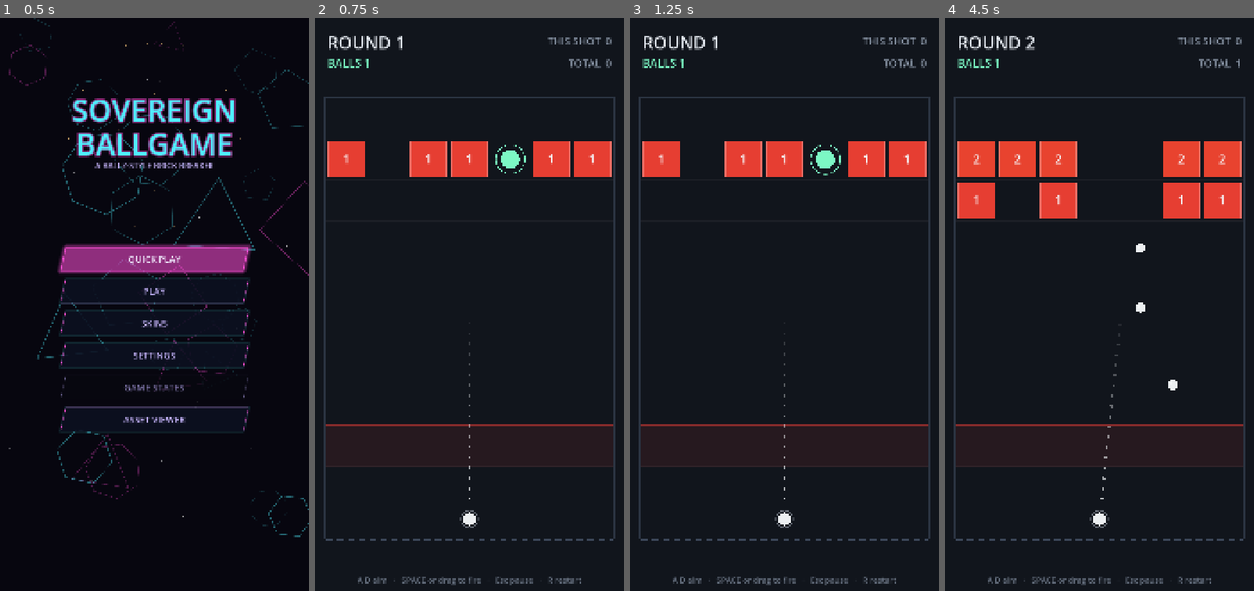
Above: before the commit, frames 1-4 (left to right).
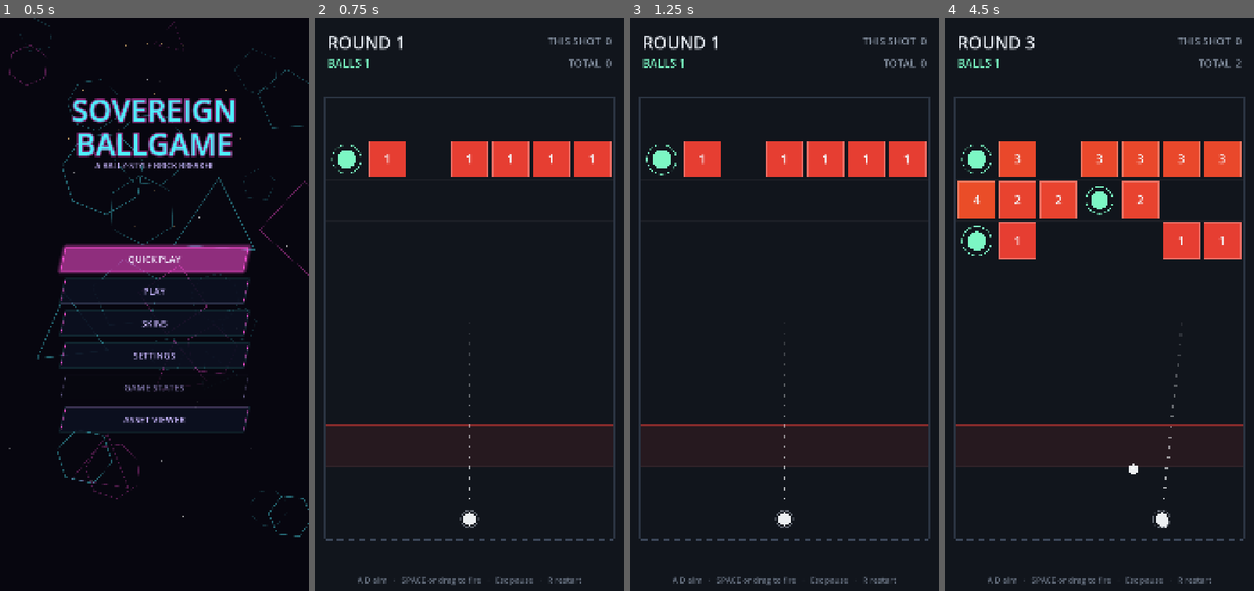
Above: after the commit, the same moments.

Repository: Sovereign-Axe-Studios/Sovereign-Ballgame
Game: Godot game, scene res://scenes/main_menu.tscn
The game is run twice, just before and just after one commit, with the same random seed, the same clock (stepped at 60 frames per second) and the same inputs.
Inputs (mouse positions are in pixels of both pictures, inside the frame that each line leads up to):
- Up to frame 1 (0.5 s): no input
- Up to frame 2 (0.75 s): click "QUICK PLAY" at 0.5 s
- Up to frame 3 (1.25 s): no input
- Up to frame 4 (4.5 s): move the mouse to (1167, 275) at 1.27 s; hold Right (debug_right) 1.28-2 s; tap Space (fire) at 1.35, 3.05, 4.35 s; click (1167, 275) at 1.42 s; drag from (1037, 333) to (1139, 161) at 2.02 s; move the mouse to (1130, 178) at 2.77 s; hold Right (debug_right) 2.78-3.5 s; tap D (aim_right) at 2.85 s; drag from (1084, 419) to (1139, 161) at 3.52 s; move the mouse to (1192, 390) at 4.27 s; hold Left (debug_left) from 4.28 s (still down)

Frame 1 is identical in both runs. In frame 2, 3.1% of the frame differs, in the area x 3-70%, y 21-28%; in frame 3, 3.1%; in frame 4, 9.7%, in the area x 3-97%, y 3-89%.

Commit message:
feat(seeds): gameplay randomness on per-run seeded streams
GameRules owns run_seed plus field_rng/shot_rng, reseeded every row andround, so a seed spawns the same rows however the run went.

Cosmetics stay on the global RNG. Adds check_seeds, the seeded-runs spec, and HANDOFF §18.

Diff:
--- /dev/null
+++ b/game/scenes/tools/check_seeds.tscn
@@ -0,0 +1,6 @@
+[gd_scene load_steps=2 format=3]
+
+[ext_resource type="Script" path="res://scripts/tools/check_seeds.gd" id="1_check"]
+
+[node name="CheckSeeds" type="Node"]
+script = ExtResource("1_check")
--- a/game/scripts/ball.gd
+++ b/game/scripts/ball.gd
@@ -200,7 +200,7 @@
 	if nearest > rules.corner_radius:
 		return
 	var strength := 1.0 - (nearest / rules.corner_radius)
-	var jitter := deg_to_rad(randf_range(-1.0, 1.0) * rules.corner_jitter_degrees * strength)
+	var jitter := deg_to_rad(rules.shot_rng.randf_range(-1.0, 1.0) * rules.corner_jitter_degrees * strength)
 	direction = direction.rotated(jitter).normalized()
 
 ## Stop balls settling into a flat horizontal groove they can never leave.
--- a/game/scripts/game.gd
+++ b/game/scripts/game.gd
@@ -145,6 +145,7 @@
 ## from the very first frame, not just after the first round ends. Re-run
 ## after a debug grid-size apply too, since that clears the whole board.
 func _prime_board() -> void:
+	rules.seed_field(round_number)
 	grid.spawn_row(round_number)
 	grid.advance()
 
@@ -215,6 +216,7 @@
 	_firing_time = 0.0
 	_to_fire = rules.shots_for_round(ball_count)
 	_shots_fired = 0
+	rules.seed_shots(round_number)
 	_fire_cd = 0.0
 	_live_balls = 0
 	_has_landing = false
--- a/game/scripts/game_rules.gd
+++ b/game/scripts/game_rules.gd
@@ -121,6 +121,57 @@
 var play_left: float = 0.0
 var play_right: float = 0.0
 
+# ------------------------------------------------------------- randomness
+# Gameplay randomness lives here, never on the global RNG. Anything that
+# changes the board draws from `field_rng`; anything that steers a ball draws
+# from `shot_rng`. Cosmetics (fragments, return durations, audio, backgrounds)
+# stay on the global randf() so they can never shift the gameplay streams.
+# Both streams are reseeded from `run_seed` every field step / round, so row
+# N comes out the same however the earlier rounds were played.
+# See docs/specs/2026-09-28-seeded-runs-and-share-codes-design.md.
+
+## Salts that keep the two streams apart for the same step number.
+const _FIELD_SALT := 1
+const _SHOT_SALT := 2
+
+## The run's seed. Random unless whoever builds the rules sets it.
+var run_seed: int = randi()
+var field_rng := RandomNumberGenerator.new()
+var shot_rng := RandomNumberGenerator.new()
+
+## Seeded from the start, so a caller that never reseeds (the ? preview)
+## still draws from a defined stream.
+func _init() -> void:
+	seed_field(0)
+	seed_shots(0)
+
+## Before the field step that brings in row `row_number` (the opening row,
+## then every advance_field).
+func seed_field(row_number: int) -> void:
+	field_rng.seed = derive_seed(run_seed, row_number, _FIELD_SALT)
+
+## Before round `round_number`'s first shot.
+func seed_shots(round_number: int) -> void:
+	shot_rng.seed = derive_seed(run_seed, round_number, _SHOT_SALT)
+
+## A splitmix64-style mix of (seed, index, salt). Hand-rolled rather than
+## hash(), which Godot doesn't promise is stable across engine versions --
+## and a shared code has to spawn the same rows next year.
+static func derive_seed(base: int, index: int, salt: int) -> int:
+	# The splitmix64 constants, written as signed 64-bit ints.
+	var x := base ^ (index * -7046029254386353131) ^ (salt * -4658895280553007687)
+	x = (x ^ (x >> 30)) * -4658895280553007687
+	x = (x ^ (x >> 27)) * -7723592293110705685
+	return x ^ (x >> 31)
+
+## Fisher-Yates with a gameplay stream. Array.shuffle() only uses the global RNG.
+static func shuffle(arr: Array, rng: RandomNumberGenerator) -> void:
+	for i in range(arr.size() - 1, 0, -1):
+		var j := rng.randi_range(0, i)
+		var tmp = arr[i]
+		arr[i] = arr[j]
+		arr[j] = tmp
+
 # ---------------------------------------------------------------- mod slots
 
 ## Category -> installed GameMod. A category with no entry answers with
@@ -194,8 +245,10 @@
 func shot_direction(aim: Vector2, shot_index: int) -> Vector2:
 	return _slot(GameMod.Category.SHOT_SPREAD).shot_direction(self, aim, shot_index)
 
-## End-of-round field step; true = lost.
+## End-of-round field step; true = lost. Reseeds the field stream for the row
+## it brings in, so every SPAWN_DIRECTION mod gets that for free.
 func advance_field(grid: GridManager, round_number: int) -> bool:
+	seed_field(round_number + 1)
 	return _slot(GameMod.Category.SPAWN_DIRECTION).advance_field(self, grid, round_number)
 
 func choose_columns(width: int, count: int, round_number: int) -> Array[int]:
@@ -243,7 +296,7 @@
 	if random_rotate_value_deg == 0.0:
 		return aim
 	var spread := deg_to_rad(random_rotate_value_deg)
-	return aim.rotated(randf_range(-spread, spread))
+	return aim.rotated(shot_rng.randf_range(-spread, spread))
 
 ## Every installed mod's non-empty HUD line.
 func status_lines() -> Array[String]:
@@ -270,7 +323,7 @@
 func default_open_slots() -> int:
 	var lo := clampi(mini(min_open_slots, max_open_slots), 1, grid_width - 1)
 	var hi := clampi(maxi(min_open_slots, max_open_slots), lo, grid_width - 1)
-	return randi_range(lo, hi)
+	return field_rng.randi_range(lo, hi)
 
 func default_shots_for_round(ball_count: int) -> int:
 	return maxi(1, ball_count)
--- a/game/scripts/grid_manager.gd
+++ b/game/scripts/grid_manager.gd
@@ -90,17 +90,22 @@
 	for i in range(count):
 		open.append(i)
 	while remaining > 0 and not open.is_empty():
-		var pick := randi_range(0, open.size() - 1)
+		var pick := rules.field_rng.randi_range(0, open.size() - 1)
 		var idx: int = open[pick]
 		stacks[idx] += 1
 		remaining -= 1
 		if stacks[idx] >= cap:
 			open.remove_at(pick)
 
+	# Rolled BEFORE placing: configure_block may draw from field_rng too
+	# (Random Tilt), and the pickup shouldn't shift with how many blocks got
+	# a fresh cell versus merged into an old one.
+	var pickup_roll := roll_pickup()
+
 	for i in range(count):
 		place_block(stacks[i] * unit_value, columns[i], row)
 
-	maybe_place_pickup(row)
+	place_pickup(row, pickup_roll)
 
 ## Put a new block at (col, row), or add `value` to the block already there.
 func place_block(value: int, col: int, row: int) -> Block:
@@ -121,7 +126,17 @@
 
 ## Maybe drop a +1 ball pickup into an empty cell of `row` (pickup_chance).
 func maybe_place_pickup(row: int) -> void:
-	if randf() > rules.pickup_chance:
+	place_pickup(row, roll_pickup())
+
+## The field_rng draws a pickup needs, taken up front: [chance roll, column
+## pick in 0..1]. Always two draws, so the stream stays in step either way.
+func roll_pickup() -> Vector2:
+	return Vector2(rules.field_rng.randf(), rules.field_rng.randf())
+
+## Place a pickup from a roll_pickup() result, if the chance hit and `row`
+## has an empty cell.
+func place_pickup(row: int, roll: Vector2) -> void:
+	if roll.x > rules.pickup_chance:
 		return
 	var empty: Array[int] = []
 	for col in range(rules.grid_width):
@@ -129,7 +144,7 @@
 			empty.append(col)
 	if empty.is_empty():
 		return
-	var col: int = empty[randi_range(0, empty.size() - 1)]
+	var col: int = empty[mini(int(roll.y * empty.size()), empty.size() - 1)]
 	var pickup: BallPickup = PickupScene.instantiate()
 	add_child(pickup)
 	pickup.position = cell_center(col, row)
--- a/game/scripts/mods/game_mod.gd
+++ b/game/scripts/mods/game_mod.gd
@@ -98,11 +98,11 @@
 # ----------------------------------------------------------------- DENSITY
 
 ## Which columns this row's `count` blocks go in.
-func choose_columns(_rules: GameRules, width: int, count: int, _round_number: int) -> Array[int]:
+func choose_columns(rules: GameRules, width: int, count: int, _round_number: int) -> Array[int]:
 	var columns: Array[int] = []
 	for c in range(width):
 		columns.append(c)
-	columns.shuffle()
+	GameRules.shuffle(columns, rules.field_rng)
 	columns.resize(count)
 	return columns
 
--- a/game/scripts/mods/rotation/random_rotation.gd
+++ b/game/scripts/mods/rotation/random_rotation.gd
@@ -8,8 +8,8 @@
 	display_name = "Random Tilt"
 	description = "Every block is rotated to its own random angle."
 
-func configure_block(_rules: GameRules, block: Block) -> void:
-	var degrees := randf_range(0.0, MAX_DEGREES)
+func configure_block(rules: GameRules, block: Block) -> void:
+	var degrees := rules.field_rng.randf_range(0.0, MAX_DEGREES)
 	var theta := deg_to_rad(degrees)
 	# Shrink so the rotated square still fits its cell (see rotated.gd).
 	block.set_tilt(degrees, 1.0 / (absf(cos(theta)) + absf(sin(theta))))
--- a/game/scripts/mods/spawn_direction/virus.gd
+++ b/game/scripts/mods/spawn_direction/virus.gd
@@ -19,12 +19,21 @@
 	live_preview = false
 
 func advance_field(rules: GameRules, grid: GridManager, round_number: int) -> bool:
-	_spread(rules, grid)
+	# Roll where the new units land BEFORE spreading: the spread's draws depend
+	# on the board, and the incoming row shouldn't (same seed = same row).
+	var rng := rules.field_rng
 	var units := maxi(1, rules.row_units(round_number + 1))
 	var unit_value := maxi(1, rules.unit_value(round_number + 1))
+	var landings: Array[Vector2i] = []
 	for i in range(units):
-		grid.place_block(unit_value, randi_range(0, rules.grid_width - 1), randi_range(0, SPAWN_ROWS - 1))
-	grid.maybe_place_pickup(randi_range(0, SPAWN_ROWS - 1))
+		landings.append(Vector2i(rng.randi_range(0, rules.grid_width - 1), rng.randi_range(0, SPAWN_ROWS - 1)))
+	var pickup_row := rng.randi_range(0, SPAWN_ROWS - 1)
+	var pickup_roll := grid.roll_pickup()
+
+	_spread(rules, grid)
+	for cell in landings:
+		grid.place_block(unit_value, cell.x, cell.y)
+	grid.place_pickup(pickup_row, pickup_roll)
 	return grid.resolve_death_row(grid.blocks_on_death_row())
 
 func _spread(rules: GameRules, grid: GridManager) -> void:
@@ -40,7 +49,7 @@
 	for block in blocks:
 		if not is_instance_valid(block) or block.value < MIN_SPLIT_VALUE:
 			continue
-		var d: Vector2i = dirs[randi_range(0, dirs.size() - 1)]
+		var d: Vector2i = dirs[rules.field_rng.randi_range(0, dirs.size() - 1)]
 		var target := Vector2i(block.grid_col, block.grid_row) + d
 		if not grid.in_bounds(target.x, target.y):
 			continue
--- a/game/scripts/mods/wall/wormholes.gd
+++ b/game/scripts/mods/wall/wormholes.gd
@@ -72,7 +72,7 @@
 		for col in range(_field.rules.grid_width):
 			if grid.cells[row][col] == null:
 				empty.append(Vector2i(col, row))
-	empty.shuffle()
+	GameRules.shuffle(empty, _field.rules.field_rng)
 	if empty.size() < 2:
 		_black = NO_CELL
 		_white = NO_CELL
--- /dev/null
+++ b/game/scripts/tools/check_seeds.gd
@@ -0,0 +1,155 @@
+extends Node
+## Headless check that seeded runs are deterministic:
+##   godot --headless --path . scenes/tools/check_seeds.tscn
+## Builds bare GridManagers (no Game, no balls) and drives the field steps
+## the way Game does. Exits 1 on any failure.
+##
+##  1. Same mods + seed -> identical boards for ROUNDS rounds, even with the
+##     global RNG churned differently between them (cosmetic randomness
+##     must never leak into gameplay).
+##  2. Same mods + seed, but one board "played differently" (blocks knocked
+##     out, extra field_rng draws) -> the incoming row is still identical.
+##     Only for mods on the stock field step (spawn into the empty row 0,
+##     shift everything down), where row 1 afterwards IS the fresh row. Virus,
+##     Reinforcements and Pile-Up mix the new row into what's already there.
+##  3. A different seed -> a different board.
+##
+## A scene, not a `-s` script: `-s` compiles before autoloads are registered.
+
+const ROUNDS := 30
+const SEED := 123456789
+const CELL := 100.0
+
+func _ready() -> void:
+	var failures: Array[String] = []
+	# [label, mods, incoming-row check applies]
+	var cases: Array = [
+		["stock", [], true],
+		["Random Tilt", [Cfg.RandomRotation], true],
+		["Triangles + Random Tilt", [Cfg.Triangles, Cfg.RandomRotation], true],
+		["Checkers", [Cfg.Checkers], true],
+		["Boss", [Cfg.Boss], true],
+		["9x11", [Cfg.ModifiedGrid], true],
+		["Pile-Up", [Cfg.PileUp], false],
+		["Reinforcements", [Cfg.Reinforcements], false],
+		["Virus + Random Tilt", [Cfg.Virus, Cfg.RandomRotation], false],
+		["Wormholes", [Cfg.Wormholes], true],
+	]
+	for c: Array in cases:
+		var label: String = c[0]
+		var scripts: Array = c[1]
+		var a := _board(scripts, SEED)
+		var b := _board(scripts, SEED)
+		var perturbed := _board(scripts, SEED)
+		var other := _board(scripts, SEED + 1)
+		var same_ok := true
+		var row_ok := true
+		var differs := false
+		for r in range(1, ROUNDS + 1):
+			# Cosmetic noise between rounds, different amounts per board.
+			for i in range(r % 7):
+				randf()
+			_step(a, r)
+			for i in range(r * 3):
+				randi()
+			_step(b, r)
+			if same_ok and _snapshot(a) != _snapshot(b):
+				failures.append("%s: same seed diverged at round %d" % [label, r])
+				same_ok = false
+			if c[2]:
+				_knock_out(perturbed, r)
+				_step(perturbed, r)
+				var incoming := _incoming_row(a)
+				if row_ok and _row_snapshot(a, incoming) != _row_snapshot(perturbed, incoming):
+					failures.append("%s: incoming row differs after other play, round %d" % [label, r])
+					row_ok = false
+			_step(other, r)
+			if _snapshot(a) != _snapshot(other):
+				differs = true
+		if not differs:
+			failures.append("%s: seeds %d and %d built identical boards" % [label, SEED, SEED + 1])
+		var status := "ok  " if same_ok and row_ok and differs else "FAIL"
+		print("  %s  %-26s %d rounds%s" % [status, label, ROUNDS,
+			"" if c[2] else "  (same-seed only)"])
+		for board in [a, b, perturbed, other]:
+			(board.grid as GridManager).queue_free()
+
+	for f in failures:
+		printerr("FAIL: " + f)
+	print("%d cases, %d failures" % [cases.size(), failures.size()])
+	get_tree().quit(1 if not failures.is_empty() else 0)
+
+## A bare board with `scripts` installed, primed the way Game._prime_board does.
+func _board(scripts: Array, run_seed: int) -> Dictionary:
+	var rules := GameRules.new()
+	rules.run_seed = run_seed
+	# Straight into the slots, like check_mods calls hooks directly: locked
+	# mods (Wormholes) get tested without touching the player's unlocks.
+	for script: GDScript in scripts:
+		var mod := script.new() as GameMod
+		rules._slots[mod.category] = mod
+	for mod in rules.active_mods():
+		mod.apply(rules)
+	rules.play_left = 0.0
+	rules.play_right = CELL * rules.grid_width
+	var grid := GridManager.new()
+	add_child(grid)
+	grid.configure(rules, CELL, Vector2.ZERO)
+	var effects := Node2D.new()
+	grid.add_child(effects)
+	var field := Playfield.new()
+	field.rules = rules
+	field.grid = grid
+	field.effects_root = effects
+	rules.seed_field(1)
+	grid.spawn_row(1)
+	grid.advance()
+	rules.on_run_start(field)
+	return {"rules": rules, "grid": grid, "field": field}
+
+## One end-of-round field step, as Game._end_round does it. A loss is
+## ignored: the check is about what spawns, not about surviving.
+func _step(board: Dictionary, round_number: int) -> void:
+	var rules: GameRules = board.rules
+	rules.advance_field(board.grid, round_number)
+	rules.on_round_end(board.field)
+
+## "Play differently": clear a few cells and burn some field_rng draws.
+## Uses its own RNG so the global stream stays out of it.
+func _knock_out(board: Dictionary, round_number: int) -> void:
+	var grid: GridManager = board.grid
+	var rng := RandomNumberGenerator.new()
+	rng.seed = round_number
+	for i in range(3):
+		var col := rng.randi_range(0, grid.rules.grid_width - 1)
+		var row := rng.randi_range(1, grid.rules.grid_height - 1)
+		var n = grid.cells[row][col]
+		if is_instance_valid(n):
+			n.free()
+		grid.cells[row][col] = null
+	for i in range(rng.randi_range(1, 20)):
+		(board.rules as GameRules).field_rng.randf()
+
+## Where the stock field step leaves the fresh row: one below the spawn row.
+func _incoming_row(board: Dictionary) -> int:
+	return (board.grid as GridManager).rules.spawn_row_index + 1
+
+func _snapshot(board: Dictionary) -> String:
+	var grid: GridManager = board.grid
+	var parts: PackedStringArray = []
+	for row in range(grid.cells.size()):
+		parts.append(_row_snapshot(board, row))
+	return "\n".join(parts)
+
+func _row_snapshot(board: Dictionary, row: int) -> String:
+	var grid: GridManager = board.grid
+	var parts: PackedStringArray = []
+	for item in grid.cells[row]:
+		if item is Block:
+			var block := item as Block
+			parts.append("B%d/%s/%.3f" % [block.value, block._shape_kind, block.rotation_degrees])
+		elif item is BallPickup:
+			parts.append("P")
+		else:
+			parts.append(".")
+	return " ".join(parts)
Not shown, added: game/scripts/tools/check_seeds.gd.uid
Not shown, changed: game/docs/HANDOFF.md
Not shown, added: game/docs/specs/2026-09-28-seeded-runs-and-share-codes-design.md
